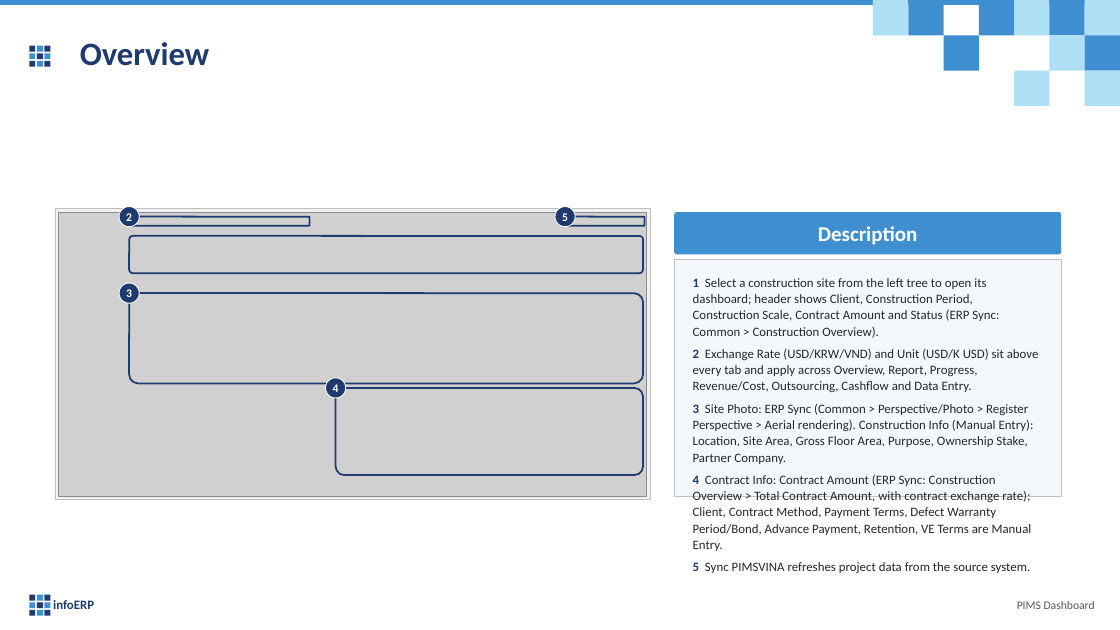
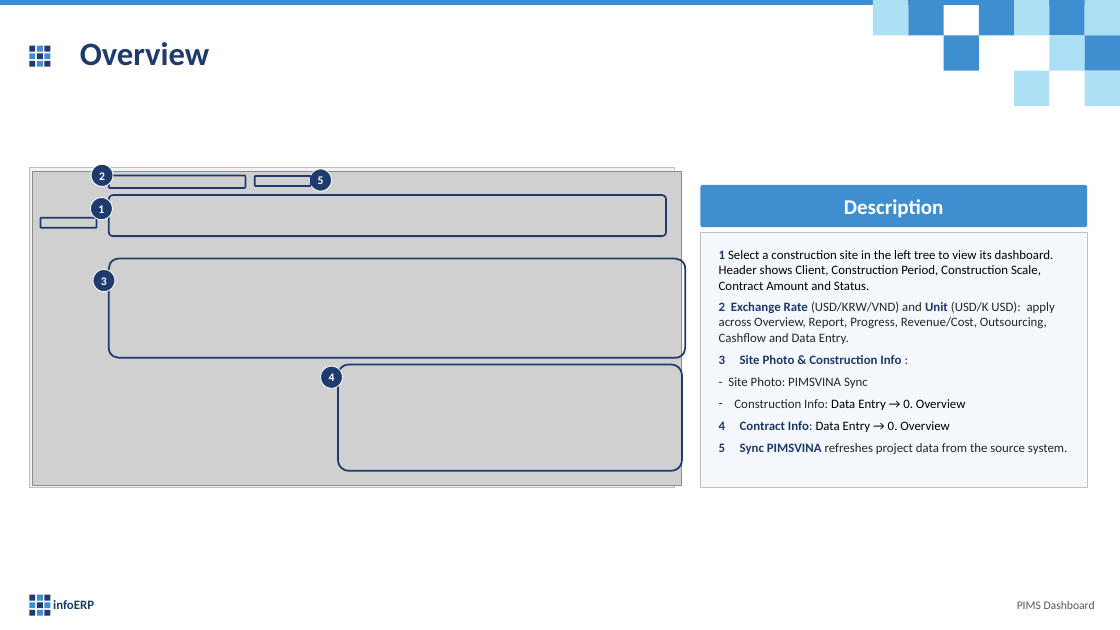
Before and after one commit to truongCLT/PIMS-DASHBOARD, a slide deck: slide 12 of docs/PIMS_Dashboard_User_Guide_Condensed.pptx (slide 11 before the commit). Drawn at 1120x630 pixels with LibreOffice and Linux fonts; fonts in the diff are those of the drawing; grey boxes stand for pictures. Boxes give left, top, right and bottom in pixels: in the first picture for what was removed or moved away, otherwise in the second. Text is boxed around its words. In the diff, an @@ line names an element or a change of style, - is before the commit and + after.

```diff
--- a/docs/PIMS_Dashboard_User_Guide_Condensed.pptx
+++ b/docs/PIMS_Dashboard_User_Guide_Condensed.pptx
@@ rectangle: place and size @@
-rectangle at [55,208,650,500]
+rectangle at [29,168,675,488]
@@ picture: place and size @@
-picture at [59,212,647,497]
+picture at [33,171,682,486]
@@ ellipse "2": place and size @@
-ellipse "2" at [119,207,139,227]
+ellipse "2" at [91,165,113,187]
@@ rounded rectangle: place and size @@
-rounded rectangle at [129,217,310,226]
+rounded rectangle at [109,176,246,188]
@@ rounded rectangle added at [255,176,311,186], outline #1F3A6E 1.5 pt @@
@@ ellipse "5": place and size @@
-ellipse "5" at [555,207,576,227]
+ellipse "5" at [310,169,332,191]
@@ ellipse added at [91,197,113,219], fill #1F3A6E, outline #FFFFFF 0.75 pt, 10 pt, text #FFFFFF, bold @@
+1
@@ rounded rectangle: place and size @@
-rounded rectangle at [129,236,644,273]
+rounded rectangle at [109,195,666,236]
@@ rounded rectangle "Description": place and size @@
-rounded rectangle "Description" at [675,212,1062,254]
+rounded rectangle "Description" at [701,185,1088,227]
@@ rounded rectangle: place and size @@
-rounded rectangle at [565,217,645,226]
+rounded rectangle at [40,218,97,228]
@@ rectangle: place and size @@
-rectangle at [675,260,1062,497]
+rectangle at [701,233,1088,488]
@@ rounded rectangle: place and size @@
-rounded rectangle at [129,293,644,383]
+rounded rectangle at [109,259,686,358]
@@ text at [719,250,1067,454]: text changed @@
-1 Select a construction site from the left tree to open its dashboard; header shows Client, Construction Period, Construction Scale, Contract Amount and Status (ERP Sync: Common > Construction Overview).
-2 Exchange Rate (USD/KRW/VND) and Unit (USD/K USD) sit above every tab and apply across Overview, Report, Progress, Revenue/Cost, Outsourcing, Cashflow and Data Entry.
-3 Site Photo: ERP Sync (Common > Perspective/Photo > Register Perspective > Aerial rendering). Construction Info (Manual Entry): Location, Site Area, Gross Floor Area, Purpose, Ownership Stake, Partner Company.
-4 Contract Info: Contract Amount (ERP Sync: Construction Overview > Total Contract Amount, with contract exchange rate); Client, Contract Method, Payment Terms, Defect Warranty Period/Bond, Advance Payment, Retention, VE Terms are Manual Entry.
-5 Sync PIMSVINA refreshes project data from the source system.
+1 Select a construction site in the left tree to view its dashboard. Header shows Client, Construction Period, Construction Scale, Contract Amount and Status.
+2 Exchange Rate (USD/KRW/VND) and Unit (USD/K USD): apply across Overview, Report, Progress, Revenue/Cost, Outsourcing, Cashflow and Data Entry.
+3 Site Photo & Construction Info :
+- Site Photo: PIMSVINA Sync
+– Construction Info: Data Entry → 0. Overview
+4 Contract Info: Data Entry → 0. Overview
+5 Sync PIMSVINA refreshes project data from the source system.
@@ ellipse "3": place and size @@
-ellipse "3" at [119,283,139,303]
+ellipse "3" at [93,270,115,292]
@@ ellipse "4": place and size @@
-ellipse "4" at [326,378,346,398]
+ellipse "4" at [321,366,343,388]
@@ rounded rectangle: place and size @@
-rounded rectangle at [336,388,644,476]
+rounded rectangle at [338,365,681,471]
```
Also in this commit, not shown: 36 other slides changed, 4 slides added, 1 slide removed, 7 other files.
